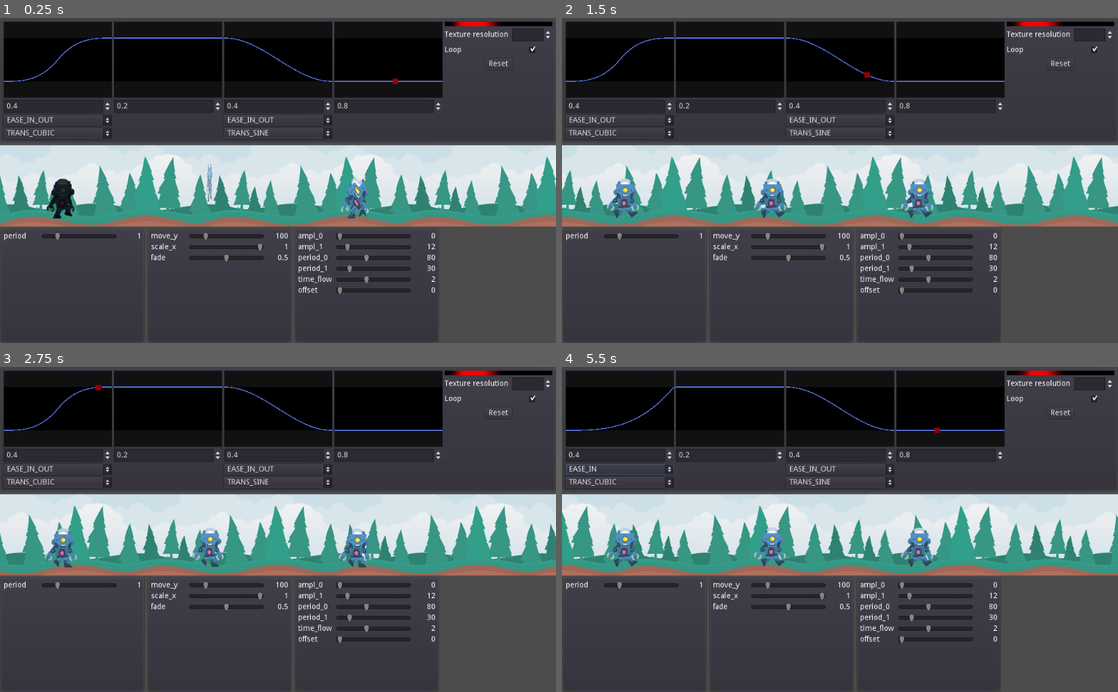
Above: before the commit, frames 1-4 (two rows, left to right).
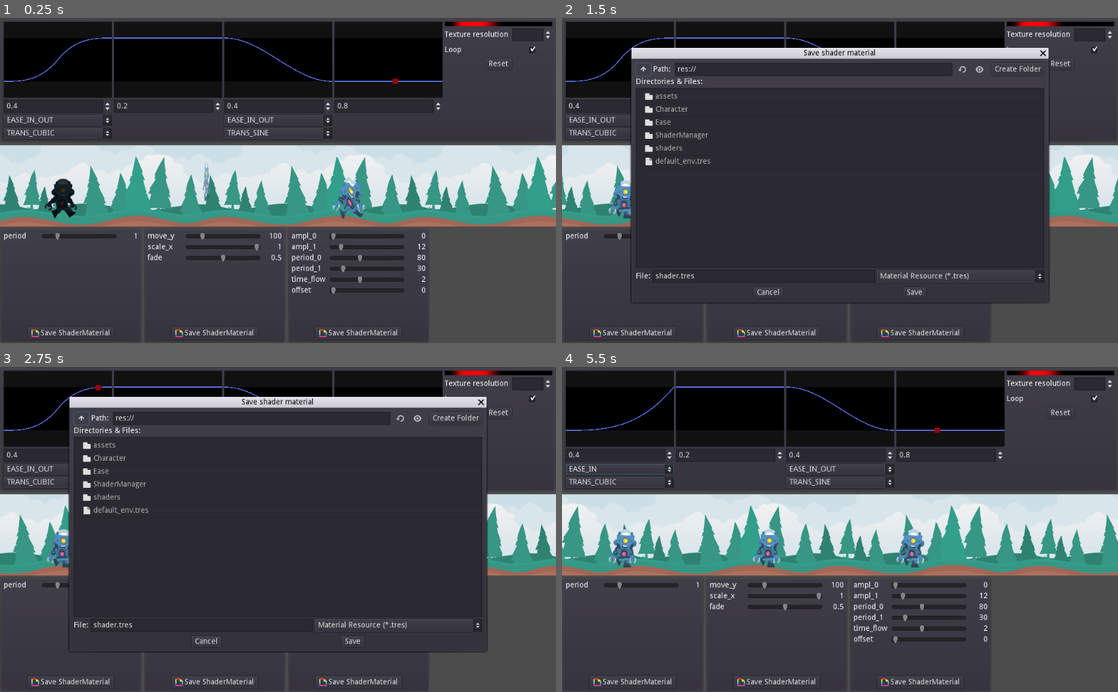
Above: after the commit, the same moments.

Repository: AnJ95/GodotTimedShaderCollection
Game: Godot game, scene res://Main.tscn
Two runs of this game, one before a commit and one after it. Both use one fixed random seed, a clock stepped at 60 frames per second and the inputs below.
Inputs (mouse positions are in pixels of both pictures, inside the frame that each line leads up to):
- Up to frame 1 (0.25 s): no input
- Up to frame 2 (1.5 s): click (634, 333) at 0.5 s, where only the run after the commit has a clickable "Save ShaderMaterial"; click (645, 70) at 1.27 s
- Up to frame 3 (2.75 s): click (83, 419) at 2.02 s
- Up to frame 4 (5.5 s): click "EASE_IN_OUT" at 2.75 s; click "TRANS_CUBIC" at 3.5 s; click "EASE_IN" at 4.25 s; click "TRANS_SINE" at 5 s

The runs differ from the first frame. In frame 1, 8.5% of the frame differs, in the area x 0-100%, y 42-100%; in frame 2, 37%; in frame 3, 37%, in the area x 0-100%, y 9-100%; in frame 4, 9.0%.

Commit message:
Added material save button

Diff:
--- a/Main.tscn
+++ b/Main.tscn
@@ -33,6 +33,8 @@
 resource_local_to_scene = true
 shader = ExtResource( 4 )
 shader_param/intensity_duration = 1.8
+shader_param/intensity_loop = true
+shader_param/intensity_time_offset = 0
 shader_param/period = 1.0
 shader_param/intensity_texture = SubResource( 4 )
 shader_param/gradient = SubResource( 2 )
@@ -41,6 +43,8 @@
 resource_local_to_scene = true
 shader = ExtResource( 6 )
 shader_param/intensity_duration = 1.8
+shader_param/intensity_loop = true
+shader_param/intensity_time_offset = 0
 shader_param/move_y = 100.0
 shader_param/scale_x = 1.0
 shader_param/fade = 0.5
@@ -50,6 +54,8 @@
 resource_local_to_scene = true
 shader = ExtResource( 8 )
 shader_param/intensity_duration = 1.8
+shader_param/intensity_loop = true
+shader_param/intensity_time_offset = 0
 shader_param/ampl_0 = 0.0
 shader_param/ampl_1 = 12.0
 shader_param/period_0 = 80.0
@@ -67,7 +73,7 @@
 position = Vector2( 512, 310 )
 texture = ExtResource( 7 )
 region_enabled = true
-region_rect = Rect2( 56189.2, 0, 1024, 150 )
+region_rect = Rect2( 62495.7, 0, 1024, 150 )
 
 [node name="VBoxContainer" type="VBoxContainer" parent="CanvasLayer"]
 anchor_right = 1.0
@@ -88,44 +94,44 @@
 size_flags_vertical = 3
 
 [node name="HBoxContainer" type="HBoxContainer" parent="CanvasLayer/VBoxContainer/ScrollContainer"]
-margin_right = 809.0
+margin_right = 791.0
 margin_bottom = 366.0
 size_flags_vertical = 3
 
 [node name="ShaderManager" parent="CanvasLayer/VBoxContainer/ScrollContainer/HBoxContainer" instance=ExtResource( 3 )]
 material = SubResource( 5 )
-margin_right = 267.0
+margin_right = 261.0
 shader_uniforms = [ "period,0.1,0.1,5,1" ]
 
 [node name="Character" parent="CanvasLayer/VBoxContainer/ScrollContainer/HBoxContainer/ShaderManager" instance=ExtResource( 1 )]
 position = Vector2( 115, 85 )
 scale = Vector2( 0.4, 0.4 )
-frame = 1
+frame = 6
 
 [node name="ShaderManager2" parent="CanvasLayer/VBoxContainer/ScrollContainer/HBoxContainer" instance=ExtResource( 3 )]
 material = SubResource( 6 )
-margin_left = 271.0
-margin_right = 538.0
+margin_left = 265.0
+margin_right = 526.0
 shader_uniforms = [ "move_y,0,1,500,100", "scale_x,0,0.1,1,1", "fade,0,0.1,1,0.5" ]
 
 [node name="Character" parent="CanvasLayer/VBoxContainer/ScrollContainer/HBoxContainer/ShaderManager2" instance=ExtResource( 1 )]
 position = Vector2( 115, 85 )
 scale = Vector2( 0.4, 0.4 )
-frame = 1
+frame = 6
 
 [node name="ShaderManager3" parent="CanvasLayer/VBoxContainer/ScrollContainer/HBoxContainer" instance=ExtResource( 3 )]
 material = SubResource( 7 )
-margin_left = 542.0
-margin_right = 809.0
+margin_left = 530.0
+margin_right = 791.0
 shader_uniforms = [ "ampl_0,0,1,100,0", "ampl_1,0,1,100,12", "period_0,1,1,200,80", "period_1,1,1,200,30", "time_flow,0,0.25,5,2", "offset,0,0.1,1,0" ]
 
 [node name="Character" parent="CanvasLayer/VBoxContainer/ScrollContainer/HBoxContainer/ShaderManager3" instance=ExtResource( 1 )]
 position = Vector2( 115, 85 )
 scale = Vector2( 0.4, 0.4 )
-frame = 1
+frame = 6
 [connection signal="ease_manager_changed" from="CanvasLayer/VBoxContainer/EaseManager" to="CanvasLayer/VBoxContainer/ScrollContainer/HBoxContainer/ShaderManager" method="_on_ease_manager_changed"]
+[connection signal="ease_manager_changed" from="CanvasLayer/VBoxContainer/EaseManager" to="CanvasLayer/VBoxContainer/ScrollContainer/HBoxContainer/ShaderManager2" method="_on_ease_manager_changed"]
 [connection signal="ease_manager_changed" from="CanvasLayer/VBoxContainer/EaseManager" to="CanvasLayer/VBoxContainer/ScrollContainer/HBoxContainer/ShaderManager3" method="_on_ease_manager_changed"]
-[connection signal="ease_manager_changed" from="CanvasLayer/VBoxContainer/EaseManager" to="CanvasLayer/VBoxContainer/ScrollContainer/HBoxContainer/ShaderManager2" method="_on_ease_manager_changed"]
 [connection signal="play_shaders" from="CanvasLayer/VBoxContainer/EaseManager" to="CanvasLayer/VBoxContainer/ScrollContainer/HBoxContainer/ShaderManager" method="_on_play_shader"]
+[connection signal="play_shaders" from="CanvasLayer/VBoxContainer/EaseManager" to="CanvasLayer/VBoxContainer/ScrollContainer/HBoxContainer/ShaderManager2" method="_on_play_shader"]
 [connection signal="play_shaders" from="CanvasLayer/VBoxContainer/EaseManager" to="CanvasLayer/VBoxContainer/ScrollContainer/HBoxContainer/ShaderManager3" method="_on_play_shader"]
-[connection signal="play_shaders" from="CanvasLayer/VBoxContainer/EaseManager" to="CanvasLayer/VBoxContainer/ScrollContainer/HBoxContainer/ShaderManager2" method="_on_play_shader"]
--- a/ShaderManager/ShaderManager.gd
+++ b/ShaderManager/ShaderManager.gd
@@ -1,9 +1,11 @@
 tool
 extends Control
 
-onready var ease_manager = get_tree().get_nodes_in_group("EaseManager")[0]
+export (Array, String) var shader_uniforms = ["period,0.1,0.05,1,0.5"] setget _set_shader_uniforms
 
-export (Array, String) var shader_uniforms = ["period,0.1,0.05,1,0.5"] setget _set_shader_uniforms
+func _ready():
+	_set_shader_uniforms(shader_uniforms)
+	material.set_shader_param("intensity_time_offset", 0)
 
 func _set_shader_uniforms(v):
 	shader_uniforms = v
@@ -11,7 +13,7 @@
 	if not has_node("PanelContainer/VBoxContainer"):
 		return
 
-	var container:Control = $PanelContainer/VBoxContainer
+	var container:Control = $PanelContainer/VBoxContainer/VBoxContainer
 
 	for child in container.get_children():
 		child.queue_free()
@@ -33,7 +35,7 @@
 
 		lblTitle.rect_min_size.x = 65
 		slider.rect_min_size.x = 140
-		lblValue.rect_min_size.x = 40
+		lblValue.rect_min_size.x = 34
 
 		hboxcontainer.add_child(lblTitle)
 		hboxcontainer.add_child(slider)
@@ -43,9 +45,6 @@
 
 		slider.connect("value_changed", self, "_on_shader_uniform_changed", [uniform_info[0], lblValue])
 		_on_shader_uniform_changed(slider.value, uniform_info[0], lblValue)
-
-func _ready():
-	_set_shader_uniforms(shader_uniforms)
 
 func _on_shader_uniform_changed(value, uniform:String, lblValue:Label):
 	material.set_shader_param(uniform, value)
@@ -64,3 +63,20 @@
 	var time = fmod(OS.get_ticks_msec() / 1000.0, rollover)
 
 	material.set_shader_param("intensity_time_offset", time)
+
+func _on_BtnSaveMaterial_pressed():
+	var fd:FileDialog = FileDialog.new()
+	fd.mode = FileDialog.MODE_SAVE_FILE
+	fd.filters = PoolStringArray(["*.tres ; Material Resource"])
+	fd.current_file = "shader.tres"
+	fd.mode_overrides_title = false
+	fd.window_title = "Save shader material"
+
+	add_child(fd)
+	fd.popup_centered_ratio(0.75)
+	fd.connect("file_selected", self, "_on_save_material_file_selected")
+
+func _on_save_material_file_selected(path):
+	var flags = ResourceSaver.FLAG_BUNDLE_RESOURCES | ResourceSaver.FLAG_CHANGE_PATH
+	if ResourceSaver.save(path, material, flags) != OK:
+		printerr("Could not save the material!")
--- a/ShaderManager/ShaderManager.tscn
+++ b/ShaderManager/ShaderManager.tscn
@@ -1,6 +1,7 @@
-[gd_scene load_steps=3 format=2]
+[gd_scene load_steps=4 format=2]
 
 [ext_resource path="res://ShaderManager/ShaderManager.gd" type="Script" id=1]
+[ext_resource path="res://assets/ShaderMaterial.svg" type="Texture" id=2]
 
 [sub_resource type="ShaderMaterial" id=1]
 resource_local_to_scene = true
@@ -17,13 +18,13 @@
 }
 
 [node name="Spacer" type="Control" parent="."]
-margin_right = 238.0
+margin_right = 261.0
 margin_bottom = 150.0
 rect_min_size = Vector2( 0, 150 )
 
 [node name="PanelContainer" type="PanelContainer" parent="."]
 margin_top = 154.0
-margin_right = 238.0
+margin_right = 261.0
 margin_bottom = 366.0
 size_flags_horizontal = 3
 size_flags_vertical = 3
@@ -31,10 +32,29 @@
 [node name="VBoxContainer" type="VBoxContainer" parent="PanelContainer"]
 margin_left = 7.0
 margin_top = 7.0
-margin_right = 231.0
+margin_right = 254.0
 margin_bottom = 205.0
 size_flags_horizontal = 3
 size_flags_vertical = 3
 __meta__ = {
 "_edit_use_anchors_": false
 }
+
+[node name="VBoxContainer" type="VBoxContainer" parent="PanelContainer/VBoxContainer"]
+margin_right = 247.0
+margin_bottom = 172.0
+size_flags_vertical = 3
+
+[node name="HBoxContainer" type="HBoxContainer" parent="PanelContainer/VBoxContainer"]
+margin_top = 176.0
+margin_right = 247.0
+margin_bottom = 198.0
+alignment = 1
+
+[node name="BtnSaveMaterial" type="Button" parent="PanelContainer/VBoxContainer/HBoxContainer"]
+margin_left = 44.0
+margin_right = 202.0
+margin_bottom = 22.0
+text = "Save ShaderMaterial"
+icon = ExtResource( 2 )
+[connection signal="pressed" from="PanelContainer/VBoxContainer/HBoxContainer/BtnSaveMaterial" to="." method="_on_BtnSaveMaterial_pressed"]
--- /dev/null
+++ b/assets/ShaderMaterial.svg
@@ -0,0 +1 @@
+<svg height="16" viewBox="0 0 16 16" width="16" xmlns="http://www.w3.org/2000/svg"><path d="m2 1c-.55226.0001-.99994.4477-1 1v1h2 6 3l-2-2z" fill="#ff4545"/><path d="m1 3v2h2v-2zm8 0v2h5l-2-2z" fill="#ffe345"/><path d="m1 5v2h2v-2zm8 0v1c0 .554.44599 1 1 1h3 2v-1l-1-1z" fill="#80ff45"/><path d="m1 7v2h2v-2zm12 0v2h2v-2z" fill="#45ffa2"/><path d="m1 9v2h2v-2zm12 0v2h2v-2z" fill="#45d7ff"/><path d="m1 13v1c.0000552.5523.44774.9999 1 1h12c.55226-.0001.99994-.4477 1-1v-1h-2-10z" fill="#ff4596"/><path d="m1 11v2h2v-2zm12 0v2h2v-2z" fill="#8045ff"/></svg>
Not shown, added: assets/ShaderMaterial.svg.import
